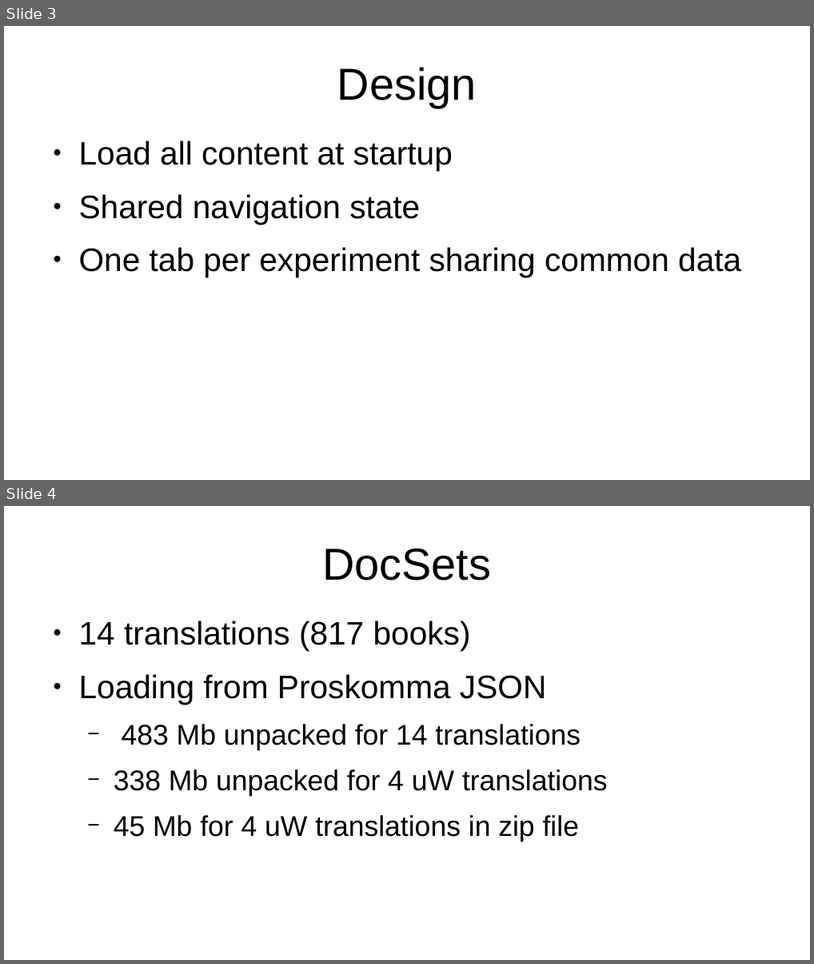
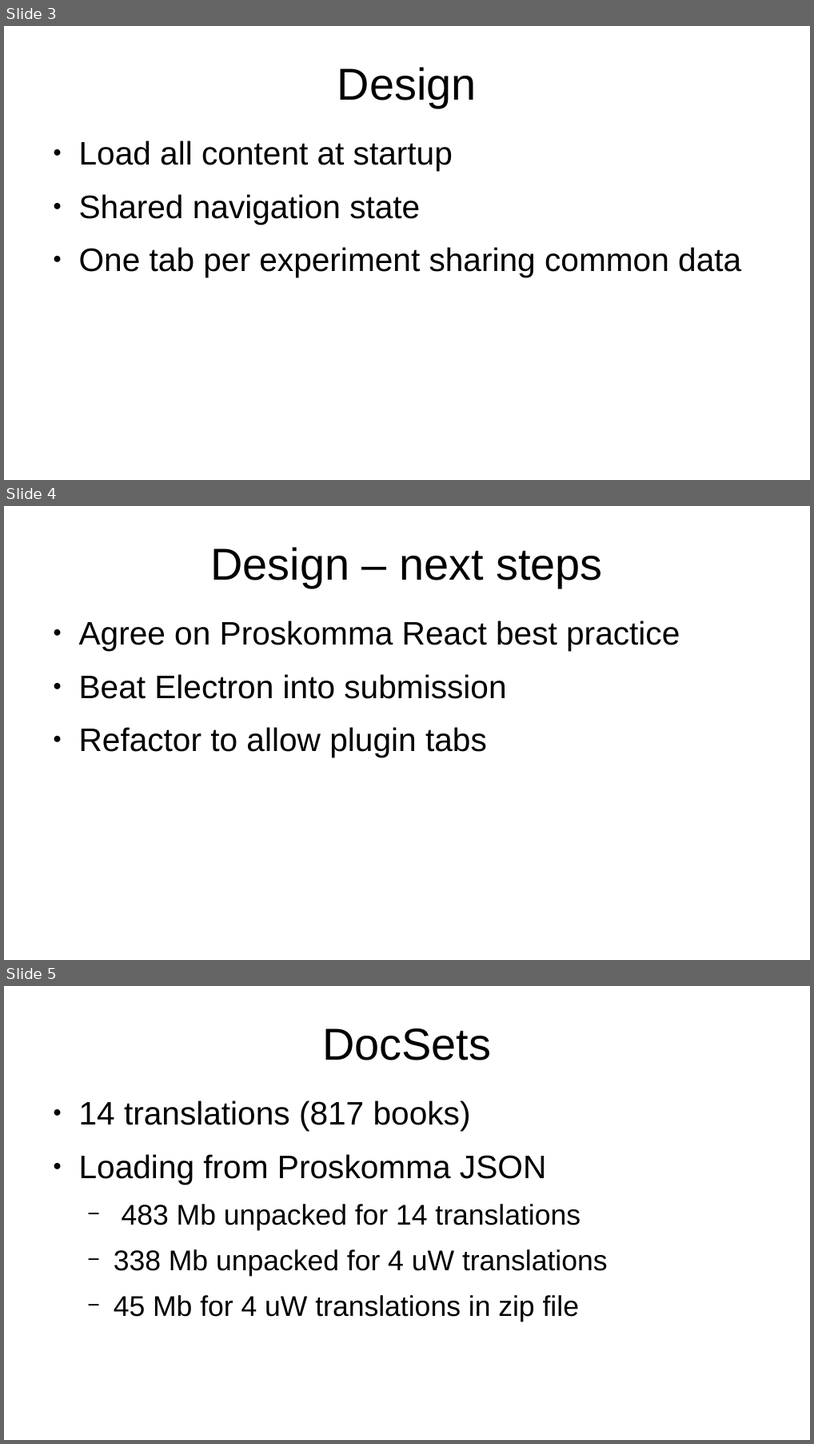
Before and after one commit to Imad-Hamzi/proskomma-desktop, a slide deck: doc/presentation_2021_0415.odp. Shown one above the other, each under a label of ours: slides 3 and 4 before the commit, slides 3, 4 and 5 after it. The pictures are 814x964 and 814x1444 pixels, drawn with LibreOffice and Linux fonts; fonts in the diff are those of the drawing. Boxes give left, top, right and bottom in pixels: in the first picture for what was removed or moved away, otherwise in the second. Text is boxed around its words. In the diff, an @@ line names an element or a change of style, - is before the commit and + after.

Commit message:
Update presentation

```diff
--- a/doc/presentation_2021_0415.odp
+++ b/doc/presentation_2021_0415.odp
@@ slide 4 added at (x1=4, y1=506, x2=810, y2=960), background #FFFFFF @@
@@ title added at (x1=210, y1=547, x2=602, y2=588), 44 pt, text #000000 @@
+Design – next steps
@@ text added at (x1=79, y1=620, x2=680, y2=757), 32 pt, text #000000 @@
+● Agree on Proskomma React best practice
+● Beat Electron into submission
+● Refactor to allow plugin tabs
@@ what was slide 4 is now slide 5 @@
```
Also in this commit, not shown: 1 other file.
